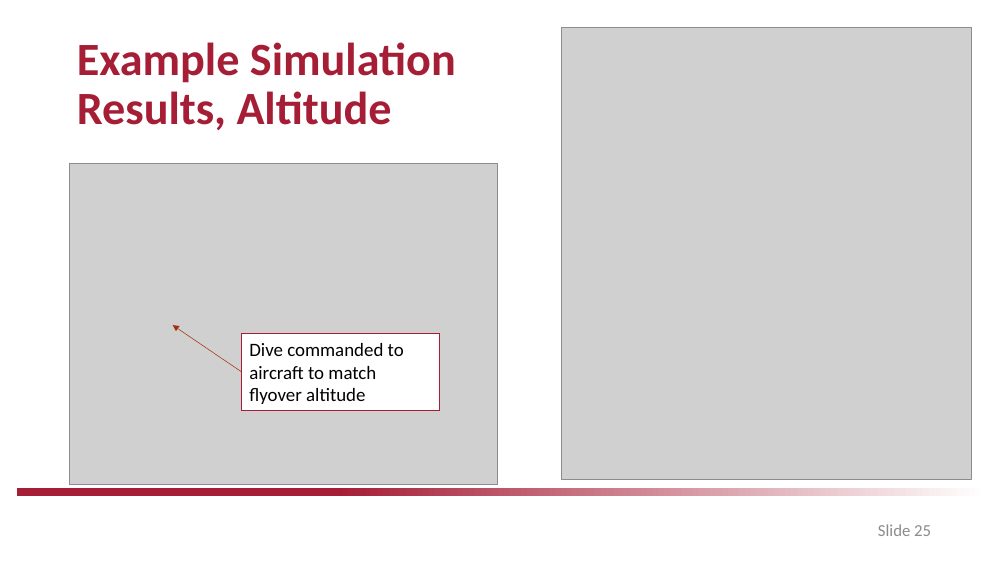
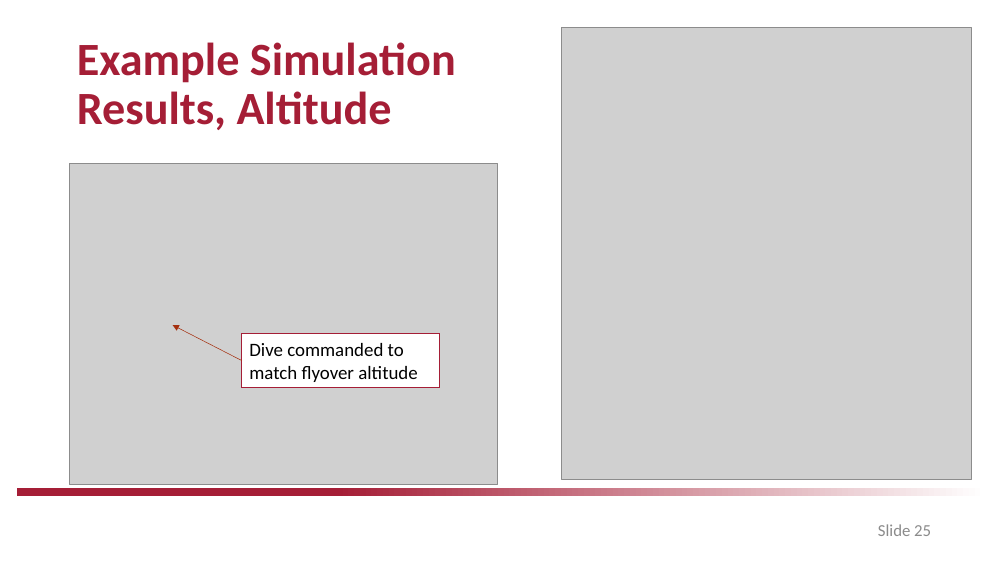
Before and after one commit to drjdlarson/angst, a slide deck: slide 25 of saved_simulations/CE/Springer_Culminating_Experience_Project.pptx. Drawn at 1008x567 pixels with LibreOffice and Linux fonts; fonts in the diff are those of the drawing; grey boxes stand for pictures; background and template pictures are left out. Boxes give left, top, right and bottom in pixels: in the first picture for what was removed or moved away, otherwise in the second. Text is boxed around its words. In the diff, an @@ line names an element or a change of style, - is before the commit and + after.

Commit message:
ran multi-agent ATAMS simulation

```diff
--- a/saved_simulations/CE/Springer_Culminating_Experience_Project.pptx
+++ b/saved_simulations/CE/Springer_Culminating_Experience_Project.pptx
@@ arrow moved from (242, 372) - (172, 325) to (242, 361) - (172, 325) @@
@@ rectangle "Dive commanded to match flyover ...": place and size @@
-rectangle "Dive commanded to match flyover ..." at (242, 334, 440, 411)
+rectangle "Dive commanded to match flyover ..." at (242, 334, 440, 388)
@@ text in rectangle at (249, 343, 417, 382): text changed @@
-Dive commanded to aircraft to match flyover altitude
+Dive commanded to match flyover altitude
```
Also in this commit, not shown: 3 other slides changed, 7 other files.
